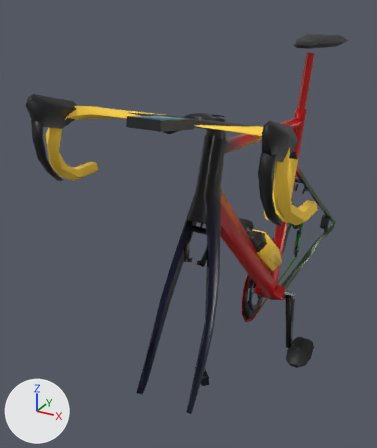
Before and after pictures for a commit that changed the glTF model apps/client/public/models/bikes/aero_lod1.glb.
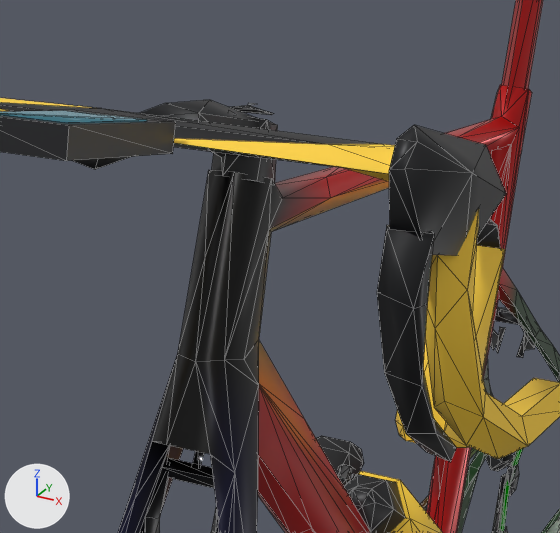
The first picture shows the older version from a 50 mm lens placed at (0.427, -1.276, 1.062), pointed at (-0.168, -0.194, 0.521). The close-ups show the older and then the newer version on the part from 37% to 84% of the width and 18% to 56% of the height of that picture. Only the edits that show in the close-ups are written down. Arrows for +X, +Y and +Z are at lower left; the lights stay in place. The close-ups show mesh edges as thin lines. Where no turn or scale is listed for an object, it has been applied to the vertices. Vertices at exactly the same position are counted once.

Names of what the first close-up shows: 'cockpit', 'frame', 'opt_bottles', 'opt_brakes_rim', 'opt_derailleur', 'pedal_R'.
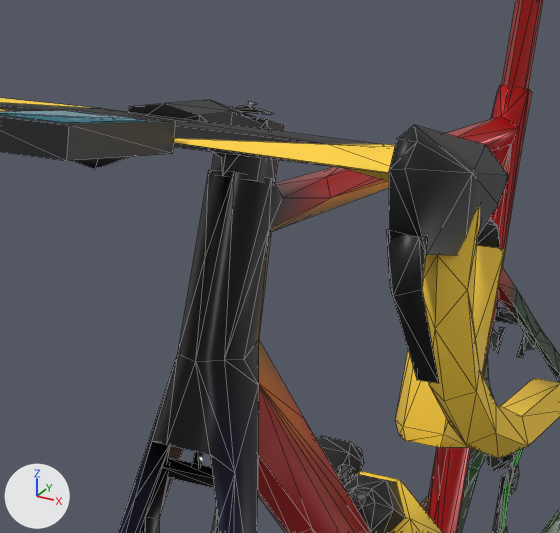
The change, as a list of edits to the scene's bpy script:
```text
Change me_cockpit:
    used by ob_cockpit; location = (0.0, 0.0, 0.0)
    remove me_cockpit.from_pydata(...)  # 207 vertices, 357 faces; spans x -0.233..0.233, y -0.668..-0.352, z 0.736..0.917
    add me_cockpit.from_pydata(...)  # 207 vertices, 359 faces; spans x -0.233..0.233, y -0.668..-0.352, z 0.736..0.917
    me_cockpit part 1: the loose piece of 18 vertices spanning x 0.189..0.212, y -0.658..-0.602, z 0.756..0.875 is rebuilt with 9 vertices and now spans x 0.191..0.21, y -0.655..-0.627, z 0.801..0.873
    me_cockpit part 2
    18 vertices are removed from x -0.225..0.225, y -0.607..-0.352, z 0.78..0.873
    94 faces are deleted
    36 vertices are added at x -0.226..0.226, y -0.613..-0.352, z 0.767..0.877
    7 new faces join them, mat_spacers (black #18191c)
    27 new faces join them, mat_components (black #18191c)
    8 new faces join them, mat_bolts (light grey #b9bcc2)
    90 new faces join them, mat_bar_tape (yellow #ffd23f)
    other edits to the shape of me_cockpit do not show in these pictures
```

Changed parts and their boxes [x1, y1, x2, y2] in the close-ups (560 x 533 px; the box of a moved part takes in the faces that stretch with it):
'cockpit', reshaped: before [0, 98, 560, 462]; after [0, 98, 560, 459]
part 1 of me_cockpit, rebuilt (32% narrower, 35% shorter): before [377, 225, 456, 462]; after [386, 230, 439, 383]
part 2 of me_cockpit, moved or reshaped: [0, 100, 528, 459] in both
